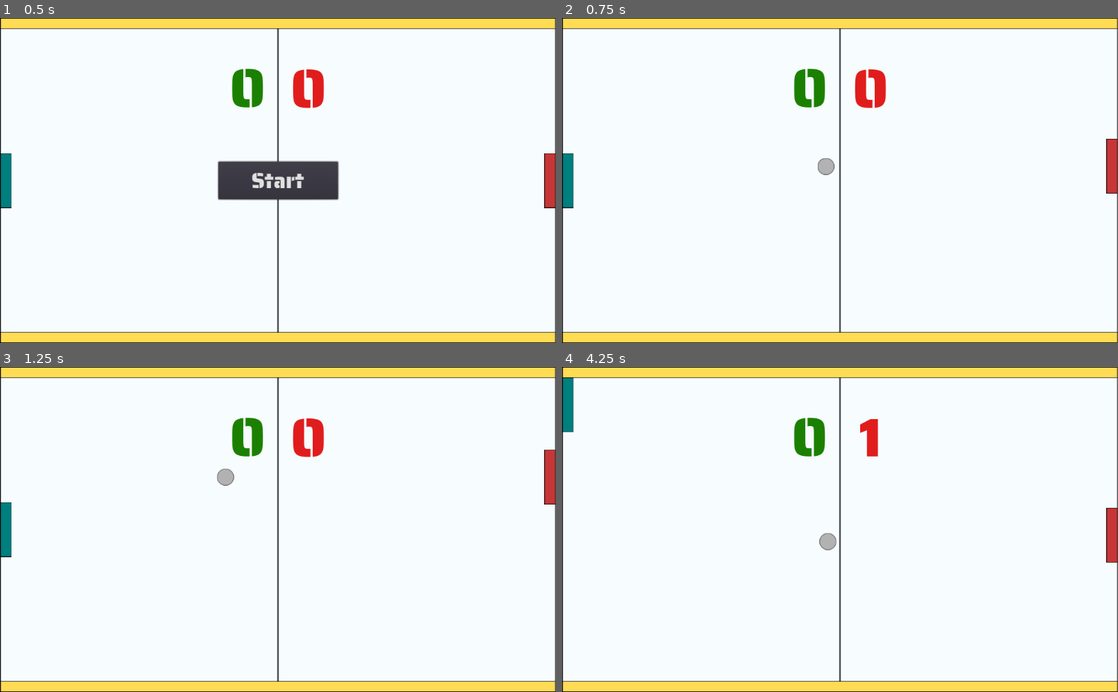
Above: before the commit, frames 1-4 (two rows, left to right).
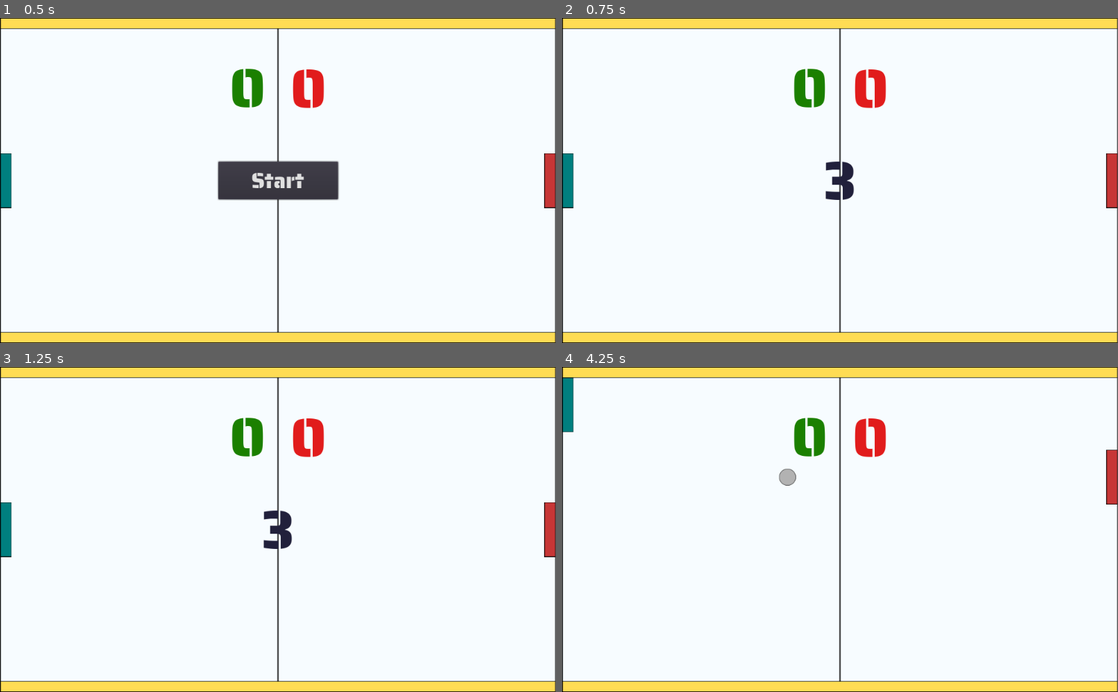
Above: after the commit, the same moments.

Repository: jhfgloria/pong
Game: Godot game, scene res://Main.tscn
Same seed, same stepped clock (60 frames per second), same inputs: the game is played once before the commit and once after it.
Inputs:
- Up to frame 1 (0.5 s): no input
- Up to frame 2 (0.75 s): click "Start" at 0.5 s
- Up to frame 3 (1.25 s): no input
- Up to frame 4 (4.25 s): hold Up (ui_up) 1.28-2.03 s; hold Down (ui_down) 2.03-2.78 s; hold Up (ui_up) from 2.78 s (still down)

Frame 1 is identical in both runs. In frame 2, 0.7% of the frame differs, in the area x 46-100%, y 37-59%; in frame 3, 1.2%; in frame 4, 1.5%, in the area x 39-100%, y 15-61%.

Commit message:
Create startup timer

Diff:
--- a/Environment/Ball.gd
+++ b/Environment/Ball.gd
@@ -8,10 +8,9 @@
 	direction = direction.normalized()
 
 func _physics_process(delta):
-	print_debug(direction * delta * speed)
 	var collision = move_and_collide(direction * delta * speed)
 	if collision:
-		speed += 10
+		speed = min(speed + 10, 1500)
 
 		if collision.collider.get_collision_layer() == 2:
 			direction.y *= -1
--- a/HUD/HUD.gd
+++ b/HUD/HUD.gd
@@ -3,6 +3,8 @@
 onready var player_one_score: Label = $PlayerOneScore
 onready var player_two_score: Label = $PlayerTwoScore
 onready var start_game_btn: Button = $StartGame
+onready var message_label: Label = $Message
+
 signal start_game
 
 func _ready():
@@ -17,6 +19,15 @@
 	player_one_score.text = String(player_one)
 	player_two_score.text = String(player_two)
 
+func set_message(message: String):
+	message_label.text = message
+
+func show_message():
+	message_label.show()
+
+func hide_message():
+	message_label.hide()
+
 func _on_StartGame_button_up():
 	start_game_btn.hide()
 	emit_signal("start_game")
--- a/HUD/HUD.tscn
+++ b/HUD/HUD.tscn
@@ -66,4 +66,20 @@
 __meta__ = {
 "_edit_use_anchors_": false
 }
+
+[node name="Message" type="Label" parent="."]
+visible = false
+anchor_top = 0.5
+anchor_right = 1.0
+anchor_bottom = 0.5
+margin_top = -79.0
+margin_bottom = 79.0
+custom_fonts/font = SubResource( 1 )
+custom_colors/font_color = Color( 0.133333, 0.129412, 0.235294, 1 )
+text = "PLAYER 1 WINS"
+align = 1
+valign = 1
+__meta__ = {
+"_edit_use_anchors_": false
+}
 [connection signal="button_up" from="StartGame" to="." method="_on_StartGame_button_up"]
--- a/Main.gd
+++ b/Main.gd
@@ -4,11 +4,13 @@
 onready var enemy: KinematicBody2D = $Enemy
 onready var hud: CanvasLayer = $HUD
 onready var initial_position: Position2D = $InitialPosition
+onready var startup_timer: Timer = $StartupTimer
 
 export (float) var ball_speed = 200.0
 
 var player_one_score = 0
 var player_two_score = 0
+var time_left = 3
 
 func _ready():
 	ball.position = initial_position.position
@@ -38,5 +40,17 @@
 	hud.set_scores(player_one_score, player_two_score)
 
 func _on_HUD_start_game():
-	ball.show()
-	ball.set_speed(ball_speed)
+	time_left = 3
+	hud.set_message(String(time_left))
+	hud.show_message()
+	startup_timer.start(1)
+
+func _on_StartupTimer_timeout():
+	if time_left > 1:
+		time_left -= 1
+		hud.set_message(String(time_left))
+	else:
+		startup_timer.stop()
+		hud.hide_message()
+		ball.show()
+		ball.set_speed(ball_speed)
--- a/Main.tscn
+++ b/Main.tscn
@@ -15,6 +15,7 @@
 script = ExtResource( 6 )
 
 [node name="Ball" parent="." instance=ExtResource( 2 )]
+visible = false
 position = Vector2( 512, 300 )
 
 [node name="Top_Wall" parent="." instance=ExtResource( 4 )]
@@ -31,10 +32,6 @@
 [node name="Enemy" parent="." instance=ExtResource( 1 )]
 position = Vector2( 1013, 300 )
 collision_mask = 6
-
-[node name="Pitch" parent="." instance=ExtResource( 7 )]
-
-[node name="HUD" parent="." instance=ExtResource( 8 )]
 
 [node name="PlayerOneGoal" type="Area2D" parent="."]
 collision_layer = 8
@@ -54,6 +51,13 @@
 
 [node name="InitialPosition" type="Position2D" parent="."]
 position = Vector2( 512, 300 )
-[connection signal="start_game" from="HUD" to="." method="_on_HUD_start_game"]
+
+[node name="Pitch" parent="." instance=ExtResource( 7 )]
+
+[node name="HUD" parent="." instance=ExtResource( 8 )]
+
+[node name="StartupTimer" type="Timer" parent="."]
 [connection signal="body_entered" from="PlayerOneGoal" to="." method="_on_PlayerOneGoal_body_entered"]
 [connection signal="body_entered" from="PlayerTwoGoal" to="." method="_on_PlayerTwoGoal_body_entered"]
+[connection signal="start_game" from="HUD" to="." method="_on_HUD_start_game"]
+[connection signal="timeout" from="StartupTimer" to="." method="_on_StartupTimer_timeout"]
--- a/project.svg
+++ b/project.svg
@@ -18,10 +18,10 @@
      id="defs2" />
   <sodipodi:namedview
      inkscape:window-maximized="0"
-     inkscape:window-y="383"
+     inkscape:window-y="1103"
      inkscape:window-x="0"
-     inkscape:window-height="1035"
-     inkscape:window-width="1920"
+     inkscape:window-height="855"
+     inkscape:window-width="1440"
      showgrid="false"
      inkscape:current-layer="layer1"
      inkscape:document-units="mm"
